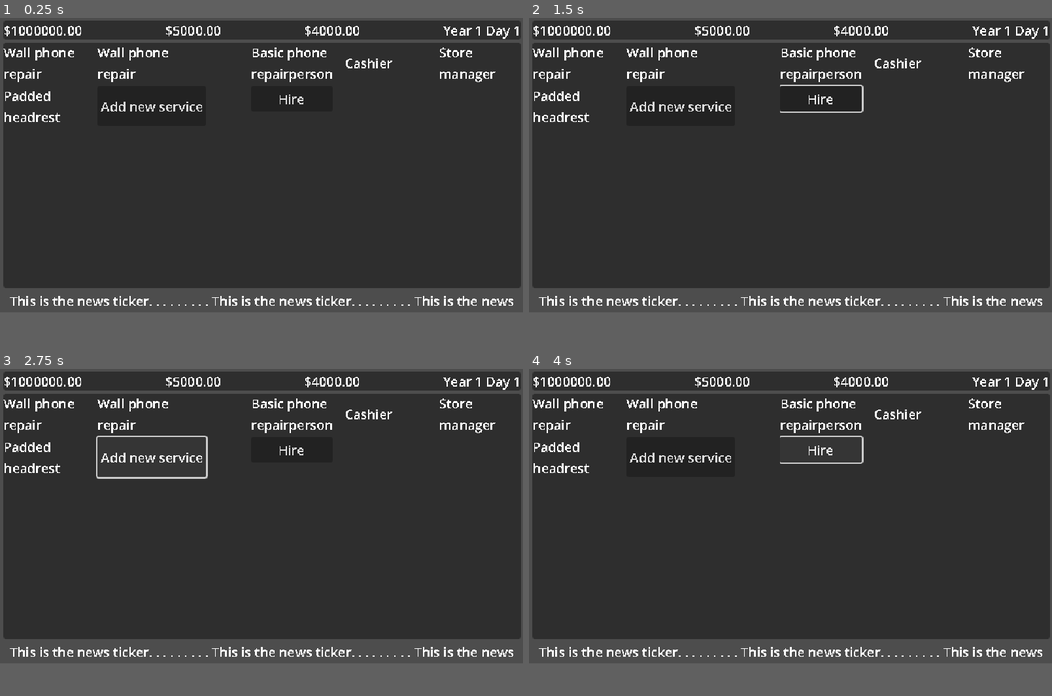
Above: before the commit, frames 1-4 (two rows, left to right).
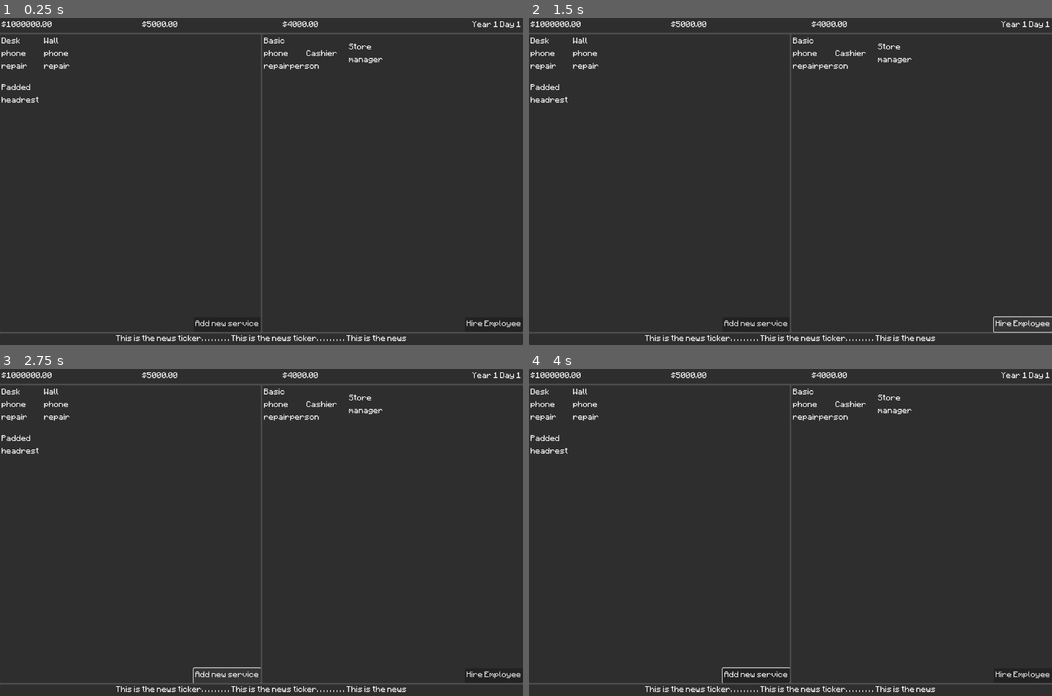
Above: after the commit, the same moments.

Repository: jwmatthys/PhoneRepairGame
Game: Godot game, scene res://scenes/main_game_loop.tscn
Two runs of this game, one before a commit and one after it. Both use one fixed random seed, a clock stepped at 60 frames per second and the inputs below.
Inputs (mouse positions are in pixels of both pictures, inside the frame that each line leads up to):
- Up to frame 1 (0.25 s): no input
- Up to frame 2 (1.5 s): click (821, 99) at 0.5 s, where only the run before the commit has a clickable "Hire"; click (1020, 292) at 1.25 s, where only the run after the commit has a clickable "Hire Employee"
- Up to frame 3 (2.75 s): click "Add new service" at 2 s
- Up to frame 4 (4 s): click "Add new service" at 2.75 s; click (821, 450) at 3.5 s, where only the run before the commit has a clickable "Hire"
The window is 800x450 before the commit and 800x500 after it. Grey fills any space a smaller window leaves; there, only what the larger window draws over its background counts as a difference.

The runs differ from the first frame. In frame 1, 14% of the frame differs, in the area x 0-100%, y 0-99%; in frame 2, 14%; in frame 3, 14%; in frame 4, 14%.

Commit message:
change render from linear to nearest for sharp pixels.

Diff:
--- a/project.godot
+++ b/project.godot
@@ -17,14 +17,15 @@
 
 [display]
 
-window/size/viewport_width=640
-window/size/viewport_height=360
+window/size/viewport_width=1280
+window/size/viewport_height=800
 window/size/window_width_override=1280
 window/size/window_height_override=720
 window/stretch/mode="viewport"
 
 [gui]
 
+theme/custom="res://theme/pixel_theme.tres"
 theme/default_font_antialiasing=0
 theme/default_font_hinting=0
 theme/default_font_subpixel_positioning=0
@@ -36,3 +37,7 @@
 "events": [Object(InputEventKey,"resource_local_to_scene":false,"resource_name":"","device":-1,"window_id":0,"alt_press …(182 unchanged characters)…
 ]
 }
+
+[rendering]
+
+textures/canvas_textures/default_texture_filter=0
--- a/scenes/main_game_loop.tscn
+++ b/scenes/main_game_loop.tscn
@@ -2,123 +2,150 @@
 
 [node name="MainGameLoop" type="CanvasLayer"]
 
-[node name="MarginContainer" type="MarginContainer" parent="."]
+[node name="MainGameSectionsVBoxContainer" type="VBoxContainer" parent="."]
 anchors_preset = 15
 anchor_right = 1.0
 anchor_bottom = 1.0
 grow_horizontal = 2
 grow_vertical = 2
-size_flags_horizontal = 3
-size_flags_vertical = 3
+
+[node name="HeadingPanelContainer" type="PanelContainer" parent="MainGameSectionsVBoxContainer"]
+layout_mode = 2
+size_flags_vertical = 0
+
+[node name="MarginContainer" type="MarginContainer" parent="MainGameSectionsVBoxContainer/HeadingPanelContainer"]
+layout_mode = 2
 theme_override_constants/margin_left = 4
 theme_override_constants/margin_top = 4
 theme_override_constants/margin_right = 4
 theme_override_constants/margin_bottom = 4
 
-[node name="MainGameSectionsVBoxContainer" type="VBoxContainer" parent="MarginContainer"]
-layout_mode = 2
-
-[node name="HeadingPanelContainer" type="PanelContainer" parent="MarginContainer/MainGameSectionsVBoxContainer"]
-layout_mode = 2
-size_flags_vertical = 0
-
-[node name="GridContainer" type="GridContainer" parent="MarginContainer/MainGameSectionsVBoxContainer/HeadingPanelContainer"]
+[node name="GridContainer" type="GridContainer" parent="MainGameSectionsVBoxContainer/HeadingPanelContainer/MarginContainer"]
 layout_mode = 2
 size_flags_vertical = 0
 theme_override_constants/h_separation = 102
 columns = 4
 
-[node name="CapitalLabel" type="Label" parent="MarginContainer/MainGameSectionsVBoxContainer/HeadingPanelContainer/GridContainer"]
+[node name="CapitalLabel" type="Label" parent="MainGameSectionsVBoxContainer/HeadingPanelContainer/MarginContainer/GridContainer"]
 layout_mode = 2
 size_flags_horizontal = 3
 text = "$1000000.00"
 
-[node name="IncomeLabel" type="Label" parent="MarginContainer/MainGameSectionsVBoxContainer/HeadingPanelContainer/GridContainer"]
+[node name="IncomeLabel" type="Label" parent="MainGameSectionsVBoxContainer/HeadingPanelContainer/MarginContainer/GridContainer"]
 layout_mode = 2
 size_flags_horizontal = 3
 text = "$5000.00"
 
-[node name="ExpensesLabel" type="Label" parent="MarginContainer/MainGameSectionsVBoxContainer/HeadingPanelContainer/GridContainer"]
+[node name="ExpensesLabel" type="Label" parent="MainGameSectionsVBoxContainer/HeadingPanelContainer/MarginContainer/GridContainer"]
 layout_mode = 2
 size_flags_horizontal = 3
 text = "$4000.00"
 
-[node name="DateLabel" type="Label" parent="MarginContainer/MainGameSectionsVBoxContainer/HeadingPanelContainer/GridContainer"]
+[node name="DateLabel" type="Label" parent="MainGameSectionsVBoxContainer/HeadingPanelContainer/MarginContainer/GridContainer"]
 layout_mode = 2
 size_flags_horizontal = 3
 text = "Year 1 Day 1"
 horizontal_alignment = 2
 
-[node name="MainContentContainer" type="PanelContainer" parent="MarginContainer/MainGameSectionsVBoxContainer"]
-custom_minimum_size = Vector2(0, 300)
+[node name="HBoxContainer" type="HBoxContainer" parent="MainGameSectionsVBoxContainer"]
+custom_minimum_size = Vector2(170, 0)
 layout_mode = 2
 size_flags_vertical = 3
-
-[node name="HBoxContainer" type="HBoxContainer" parent="MarginContainer/MainGameSectionsVBoxContainer/MainContentContainer"]
-layout_mode = 2
 alignment = 1
 
-[node name="ServicesContainer" type="GridContainer" parent="MarginContainer/MainGameSectionsVBoxContainer/MainContentContainer/HBoxContainer"]
+[node name="ServicesContainer" type="PanelContainer" parent="MainGameSectionsVBoxContainer/HBoxContainer"]
 clip_contents = true
 layout_mode = 2
 size_flags_horizontal = 3
-theme_override_constants/h_separation = 15
+
+[node name="MarginContainer" type="MarginContainer" parent="MainGameSectionsVBoxContainer/HBoxContainer/ServicesContainer"]
+layout_mode = 2
+theme_override_constants/margin_left = 4
+theme_override_constants/margin_top = 4
+theme_override_constants/margin_right = 4
+theme_override_constants/margin_bottom = 4
+
+[node name="GridContainer" type="GridContainer" parent="MainGameSectionsVBoxContainer/HBoxContainer/ServicesContainer/MarginContainer"]
+clip_contents = true
+layout_mode = 2
+theme_override_constants/v_separation = 24
 columns = 2
 
-[node name="Label" type="Label" parent="MarginContainer/MainGameSectionsVBoxContainer/MainContentContainer/HBoxContainer/ServicesContainer"]
+[node name="Label" type="Label" parent="MainGameSectionsVBoxContainer/HBoxContainer/ServicesContainer/MarginContainer/GridContainer"]
 custom_minimum_size = Vector2(100, 0)
 layout_mode = 2
 size_flags_vertical = 1
-text = "Wall phone repair"
+text = "Desk phone repair"
 autowrap_mode = 2
 
-[node name="Label2" type="Label" parent="MarginContainer/MainGameSectionsVBoxContainer/MainContentContainer/HBoxContainer/ServicesContainer"]
+[node name="Label2" type="Label" parent="MainGameSectionsVBoxContainer/HBoxContainer/ServicesContainer/MarginContainer/GridContainer"]
 custom_minimum_size = Vector2(100, 0)
 layout_mode = 2
 text = "Wall phone repair"
 autowrap_mode = 2
 
-[node name="Label3" type="Label" parent="MarginContainer/MainGameSectionsVBoxContainer/MainContentContainer/HBoxContainer/ServicesContainer"]
+[node name="Label3" type="Label" parent="MainGameSectionsVBoxContainer/HBoxContainer/ServicesContainer/MarginContainer/GridContainer"]
 custom_minimum_size = Vector2(100, 0)
 layout_mode = 2
 text = "Padded headrest"
 autowrap_mode = 2
 
-[node name="Button" type="Button" parent="MarginContainer/MainGameSectionsVBoxContainer/MainContentContainer/HBoxContainer/ServicesContainer"]
+[node name="AddServiceButton" type="Button" parent="MainGameSectionsVBoxContainer/HBoxContainer/ServicesContainer"]
+custom_minimum_size = Vector2(100, 0)
 layout_mode = 2
+size_flags_horizontal = 8
+size_flags_vertical = 8
 text = "Add new service"
 
-[node name="EmployeesContainer" type="GridContainer" parent="MarginContainer/MainGameSectionsVBoxContainer/MainContentContainer/HBoxContainer"]
+[node name="EmployeesContainer" type="PanelContainer" parent="MainGameSectionsVBoxContainer/HBoxContainer"]
+layout_mode = 2
+size_flags_horizontal = 3
+
+[node name="MarginContainer" type="MarginContainer" parent="MainGameSectionsVBoxContainer/HBoxContainer/EmployeesContainer"]
+layout_mode = 2
+theme_override_constants/margin_left = 4
+theme_override_constants/margin_top = 4
+theme_override_constants/margin_right = 4
+theme_override_constants/margin_bottom = 4
+
+[node name="GridContainer" type="GridContainer" parent="MainGameSectionsVBoxContainer/HBoxContainer/EmployeesContainer/MarginContainer"]
 clip_contents = true
 custom_minimum_size = Vector2(200, 0)
 layout_mode = 2
 size_flags_horizontal = 3
-theme_override_constants/h_separation = 15
+theme_override_constants/v_separation = 24
 columns = 3
 
-[node name="Label" type="Label" parent="MarginContainer/MainGameSectionsVBoxContainer/MainContentContainer/HBoxContainer/EmployeesContainer"]
+[node name="Label" type="Label" parent="MainGameSectionsVBoxContainer/HBoxContainer/EmployeesContainer/MarginContainer/GridContainer"]
 custom_minimum_size = Vector2(100, 0)
 layout_mode = 2
 text = "Basic phone repairperson"
 autowrap_mode = 2
 
-[node name="Label2" type="Label" parent="MarginContainer/MainGameSectionsVBoxContainer/MainContentContainer/HBoxContainer/EmployeesContainer"]
+[node name="Label2" type="Label" parent="MainGameSectionsVBoxContainer/HBoxContainer/EmployeesContainer/MarginContainer/GridContainer"]
 custom_minimum_size = Vector2(100, 0)
 layout_mode = 2
 text = "Cashier"
 autowrap_mode = 2
 
-[node name="Label3" type="Label" parent="MarginContainer/MainGameSectionsVBoxContainer/MainContentContainer/HBoxContainer/EmployeesContainer"]
+[node name="Label3" type="Label" parent="MainGameSectionsVBoxContainer/HBoxContainer/EmployeesContainer/MarginContainer/GridContainer"]
 custom_minimum_size = Vector2(100, 0)
 layout_mode = 2
 text = "Store manager"
 autowrap_mode = 2
 
-[node name="Button" type="Button" parent="MarginContainer/MainGameSectionsVBoxContainer/MainContentContainer/HBoxContainer/EmployeesContainer"]
+[node name="AddEmployeeButton" type="Button" parent="MainGameSectionsVBoxContainer/HBoxContainer/EmployeesContainer"]
+custom_minimum_size = Vector2(100, 0)
 layout_mode = 2
-text = "Hire"
+size_flags_horizontal = 8
+size_flags_vertical = 8
+text = "Hire Employee"
 
-[node name="Label" type="Label" parent="MarginContainer/MainGameSectionsVBoxContainer"]
+[node name="TickerContainer" type="PanelContainer" parent="MainGameSectionsVBoxContainer"]
+layout_mode = 2
+size_flags_vertical = 8
+
+[node name="Label" type="Label" parent="MainGameSectionsVBoxContainer/TickerContainer"]
 layout_mode = 2
 text = "This is the news ticker. . . . . . . . . This is the news ticker. . . . . . . . . This is the news"
 horizontal_alignment = 1
--- /dev/null
+++ b/theme/pixel_theme.tres
@@ -0,0 +1,7 @@
+[gd_resource type="Theme" load_steps=2 format=3 uid="uid://cbnwy6pgcl7xp"]
+
+[ext_resource type="FontFile" uid="uid://dq7eudfd21t1p" path="res://assets/Minecraftia-Regular.ttf" id="1_4jxu1"]
+
+[resource]
+default_font = ExtResource("1_4jxu1")
+default_font_size = 16
Binary file added: assets/Minecraftia-Regular.ttf
Not shown, added: assets/Minecraftia-Regular.ttf.import
Binary file added: assets/Retro Gaming.ttf
Not shown, added: assets/Retro Gaming.ttf.import
